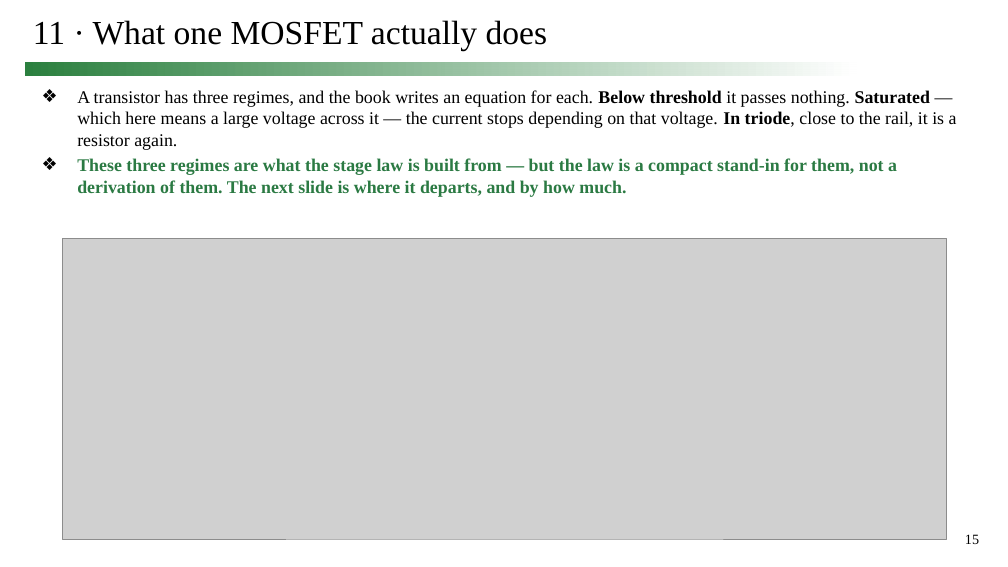
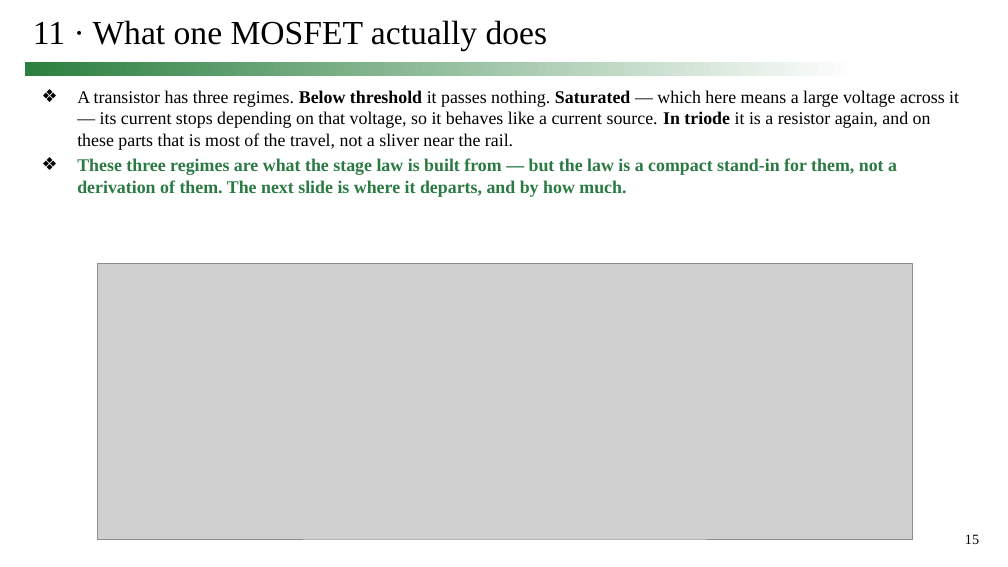
Before and after one commit to simon9721/ibis_comparison, a slide deck: slide 15 of results/meeting_deck_2026-09-24/0924_track1_story.pptx. Drawn at 1008x567 pixels with LibreOffice and Linux fonts; fonts in the diff are those of the drawing; grey boxes stand for pictures. Boxes give left, top, right and bottom in pixels: in the first picture for what was removed or moved away, otherwise in the second. Text is boxed around its words. In the diff, an @@ line names an element or a change of style, - is before the commit and + after.

```diff
--- a/results/meeting_deck_2026-09-24/0924_track1_story.pptx
+++ b/results/meeting_deck_2026-09-24/0924_track1_story.pptx
@@ text at bbox=[77, 90, 959, 150]: text changed @@
-❖ A transistor has three regimes, and the book writes an equation for each. Below threshold it passes nothing. Saturated — which here means a large voltage across it — the current stops depending on that voltage. In triode, close to the rail, it is a resistor again.
+❖ A transistor has three regimes. Below threshold it passes nothing. Saturated — which here means a large voltage across it — its current stops depending on that voltage, so it behaves like a current source. In triode it is a resistor again, and on these parts that is most of the travel, not a sliver near the rail.
@@ picture: place and size @@
-picture at bbox=[63, 238, 947, 539]
+picture at bbox=[97, 263, 912, 539]
```
Also in this commit, not shown: 2 other slides changed, 10 other files.
